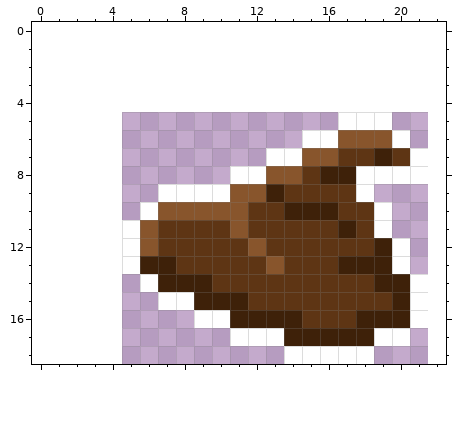
Two versions of one pixel-art sprite, src/GMTK_19/Assets/Roma/POO.png. The picture above was drawn from the file before the commit.
The file is 17x14 pixels. The old version is drawn lined up with the new one, on the new canvas.
After:
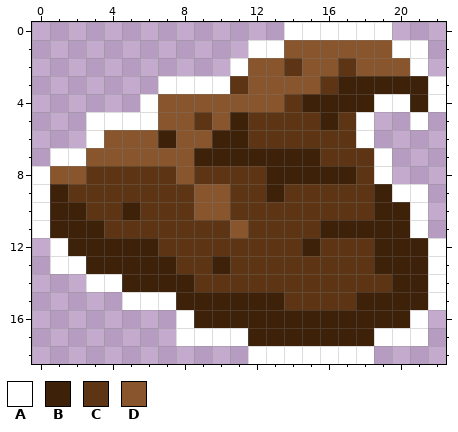
Palette (. is transparent): A #ffffff  B #3e2109  C #5e3514  D #88552c
Changes in this commit:
canvas 17x14 -> 23x19, the old top-left corner now at 5,5
Changed rows in their new state; - is an unchanged pixel.
first column x 0:
 0 --------------AAAAAA---
 1 ------------AADDDDDDAA-
 2 -----------ADDCDDCDDDA-
 3 -------AAAACDDDDCBBBBBA
 4 ------ADDDDDDDCBBBBAABA
 5 ---AAAADDCDBCCCCBC-.-A-
 6 ---ADDDBDDBBCCCCCCA..--
 7 -AADDDDDDBBBBBBBC--A..-
 8 ADDCCCCCDCCCCBBB--C-..-
 9 ABCCCCCCCDDCC-----CBAA-
10 ABBCCBCCC--C--CCC--BBA-
11 ABBBCCC---------B-BBBA-
12 -ABBBBB-----C--B----BBA
13 -AABBB----B--C---CC-BBA
14 ---AABB--C---------C-BA
15 -----AA-B---BB----BB-BA
16 --------ABB----BBB-----
17 --------AAA-BB-------A-
18 ------------AA---------
Boxes around the changes in both pictures, in picture pixels (x1, y1, x2, y2):
changed: (32, 22, 446, 364)
